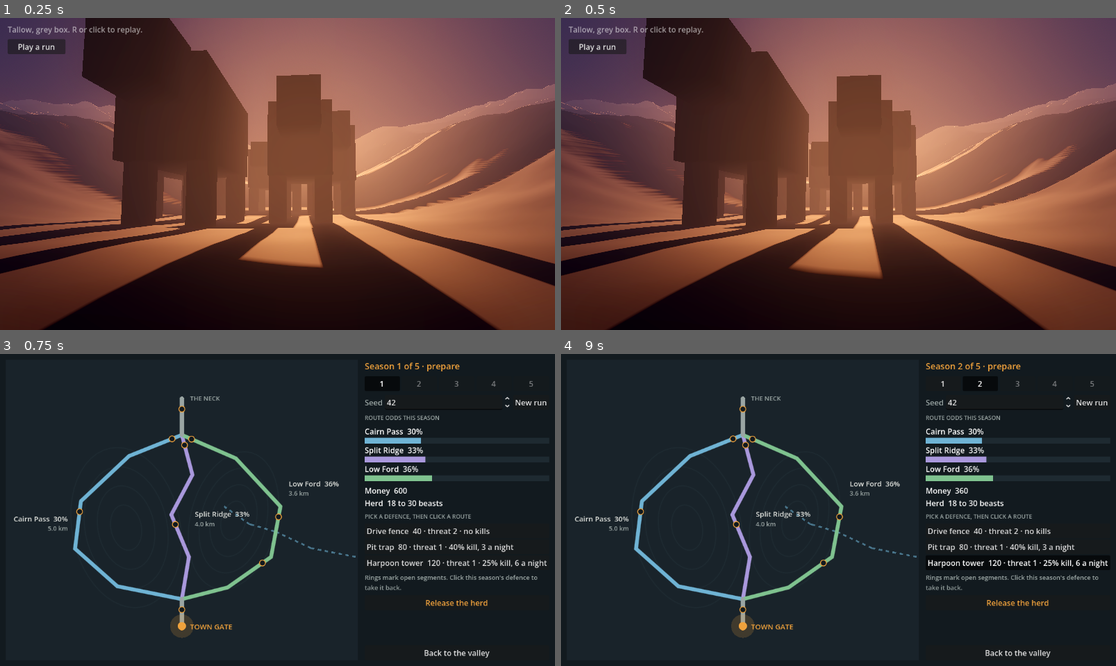
Above: before the commit, frames 1-4 (two rows, left to right).
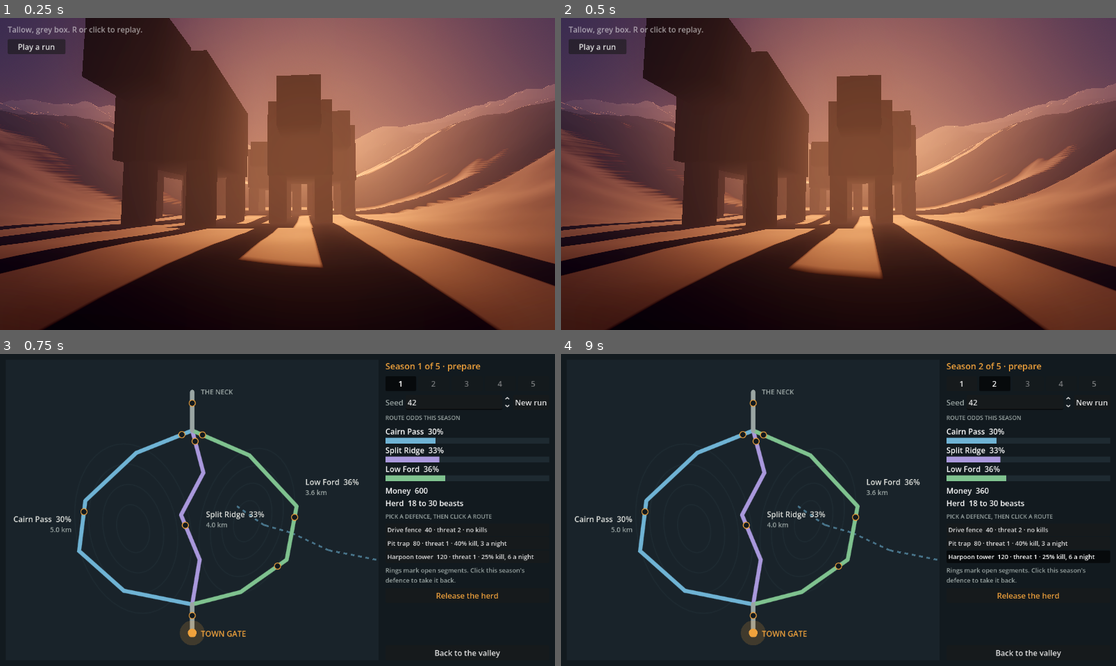
Above: after the commit, the same moments.

Repository: Huntling94/tallow
Game: Godot game, scene res://scenes/valley.tscn
Two runs of this game, one before a commit and one after it. Both use one fixed random seed, a clock stepped at 60 frames per second and the inputs below.
Inputs:
- Up to frame 1 (0.25 s): no input
- Up to frame 2 (0.5 s): no input
- Up to frame 3 (0.75 s): click "Play a run" at 0.5 s
- Up to frame 4 (9 s): click "New run" at 1.25 s; click "New run" at 2 s; click "1" at 2.75 s; click "Pit trap 80 · threat 1 · 40% …" at 3.5 s; click "Harpoon tower 120 · threat 1 …" at 4.25 s; click "Release the herd" at 5 s; click "Watch again" at 5.75 s; click "Watch again" at 6.5 s; click "Watch again" at 7.25 s; click "1" at 8 s; click "2" at 8.75 s

Frames 1-2 are identical in both runs. In frame 3, 9.1% of the frame differs, in the area x 2-99%, y 2-98%; in frame 4, 9.1%.

Commit message:
fix: keep the panel width steady between phases
Co-Authored-By: Claude Opus 5.5 <noreply@anthropic.com>

Diff:
--- a/game/src/viewer/season_viewer.gd
+++ b/game/src/viewer/season_viewer.gd
@@ -15,6 +15,7 @@
 const TICKS_PER_SECOND := 2.0
 const SPEEDS: Array[float] = [1.0, 2.0, 4.0]
 const BAR_HEIGHT := 12.0
+const DEFENCE_TEXT_SIZE := 13
 const HINT_START := "Rings mark open segments. Click this season's defence to take it back."
 const HINT_PICK_FIRST := "Pick a defence first."
 const REASONS := {
@@ -343,6 +344,8 @@
 		var button := Button.new()
 		button.text = _defence_text(_setup.defences[defence_id])
 		button.alignment = HORIZONTAL_ALIGNMENT_LEFT
+		button.clip_text = true
+		button.add_theme_font_size_override("font_size", DEFENCE_TEXT_SIZE)
 		button.toggle_mode = true
 		button.focus_mode = Control.FOCUS_NONE
 		button.pressed.connect(pick_defence.bind(defence_id))
--- a/game/tests/unit/test_season_viewer_scene.gd
+++ b/game/tests/unit/test_season_viewer_scene.gd
@@ -107,6 +107,20 @@
 	assert_float(screen.get_combined_minimum_size().y).is_less_equal(window_height)
 
 
+func test_the_panel_keeps_its_width_so_the_map_does_not_jump_between_phases() -> void:
+	var viewer := _viewer()
+	var panel := viewer.get_node("%Panel") as Control
+	var width := panel.custom_minimum_size.x
+	await get_tree().process_frame
+	assert_float(panel.get_combined_minimum_size().x).is_equal(width)
+	viewer.release()
+	await get_tree().process_frame
+	assert_float(panel.get_combined_minimum_size().x).is_equal(width)
+	viewer.seek(9999.0)
+	await get_tree().process_frame
+	assert_float(panel.get_combined_minimum_size().x).is_equal(width)
+
+
 func test_a_resize_redraws_the_log_while_paused() -> void:
 	var viewer := _watching()
 	viewer.toggle_play()
